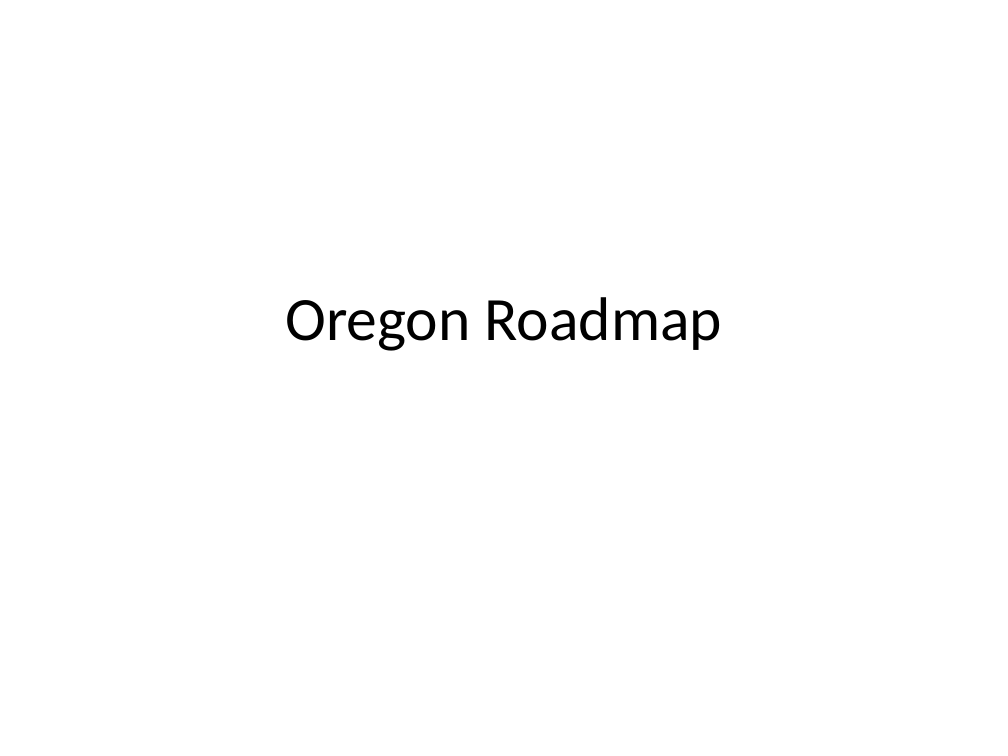
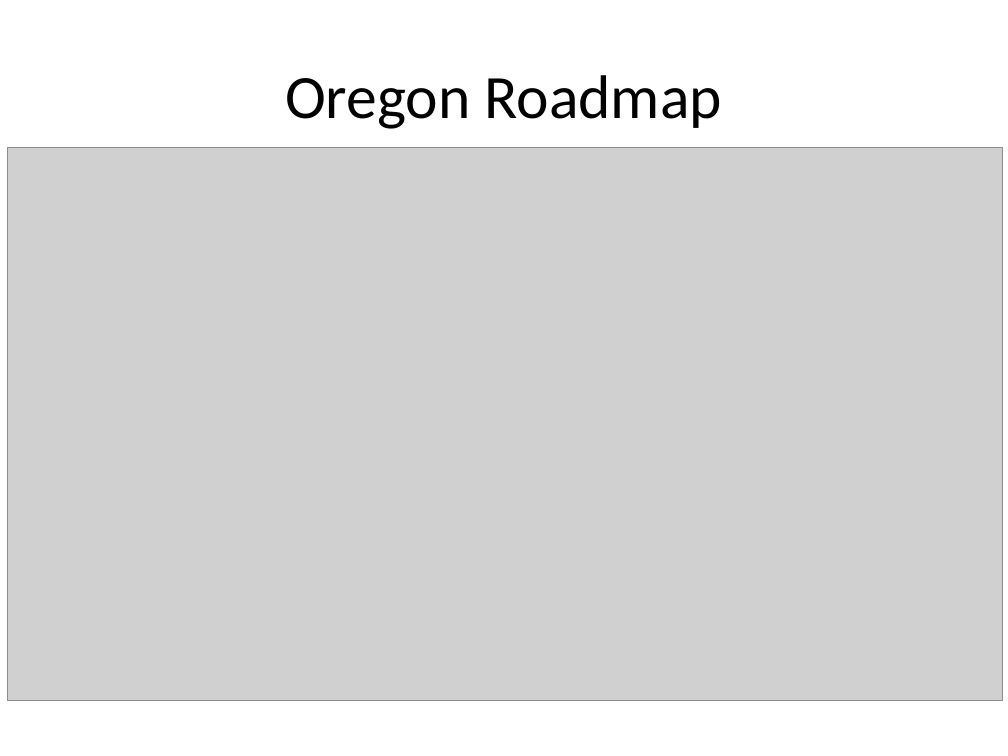
Before and after one commit to leohemsted/oregon_roadmap, a slide deck: slide 1 of Oregon Roadmap.pptx. Drawn at 1008x756 pixels with LibreOffice and Linux fonts; fonts in the diff are those of the drawing; grey boxes stand for pictures. Boxes give left, top, right and bottom in pixels: in the first picture for what was removed or moved away, otherwise in the second. Text is boxed around its words. In the diff, an @@ line names an element or a change of style, - is before the commit and + after.

Commit message:
c:/Users/lhemsted/

```diff
--- a/Oregon Roadmap.pptx
+++ b/Oregon Roadmap.pptx
@@ title "Oregon Roadmap": place and size @@
-title "Oregon Roadmap" at <box>285,297,722,351</box>
+title "Oregon Roadmap" at <box>285,75,721,129</box>
@@ picture added at <box>7,148,1003,701</box> @@
```
